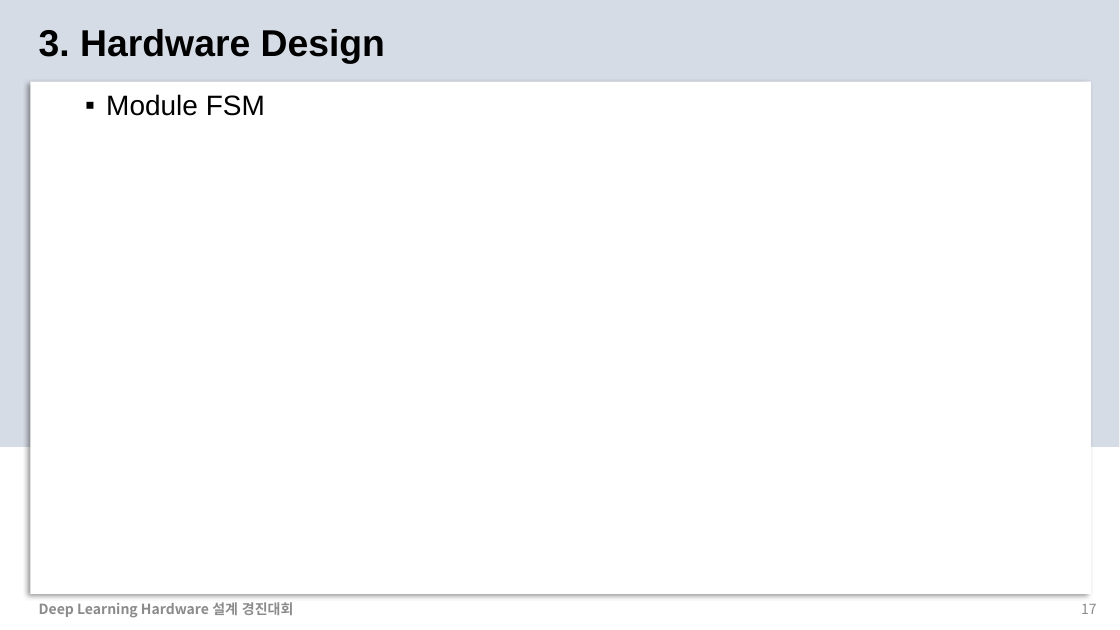
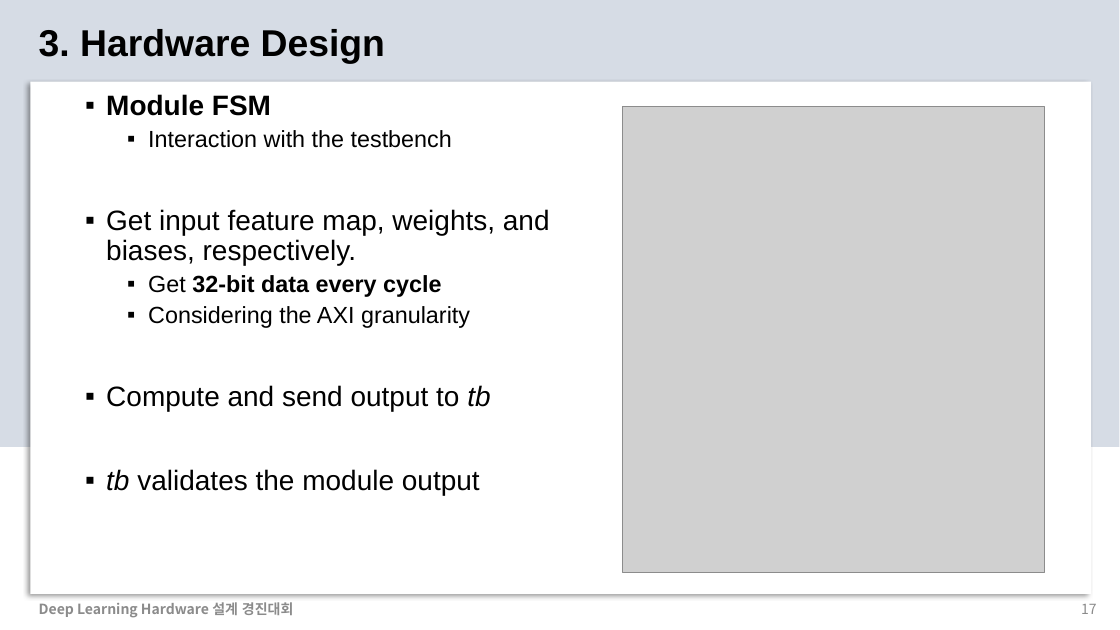
Before and after one commit to chaangwoo/AIX2024_ChipChamps, a slide deck: slide 17 of 2_Presentation/AIX2024_ChipChamps.pptx. Drawn at 1120x630 pixels with LibreOffice and Linux fonts; fonts in the diff are those of the drawing; grey boxes stand for pictures. Boxes give left, top, right and bottom in pixels: in the first picture for what was removed or moved away, otherwise in the second. Text is boxed around its words. In the diff, an @@ line names an element or a change of style, - is before the commit and + after.

Commit message:
Update PPT

```diff
--- a/2_Presentation/AIX2024_ChipChamps.pptx
+++ b/2_Presentation/AIX2024_ChipChamps.pptx
@@ text at (x1=106, y1=94, x2=271, y2=116): bold on in "Module FSM" @@
@@ picture added at (x1=623, y1=107, x2=1044, y2=573) @@
@@ text at (x1=106, y1=130, x2=550, y2=495): paragraphs added @@
+  ▪ Interaction with the testbench
+▪ Get input feature map, weights, and biases, respectively.
+  ▪ Get 32-bit data every cycle
+  ▪ Considering the AXI granularity
+▪ Compute and send output to tb
+▪ tb validates the module output
```
Also in this commit, not shown: 9 other slides changed, 5 slides added, 1 slide removed.
